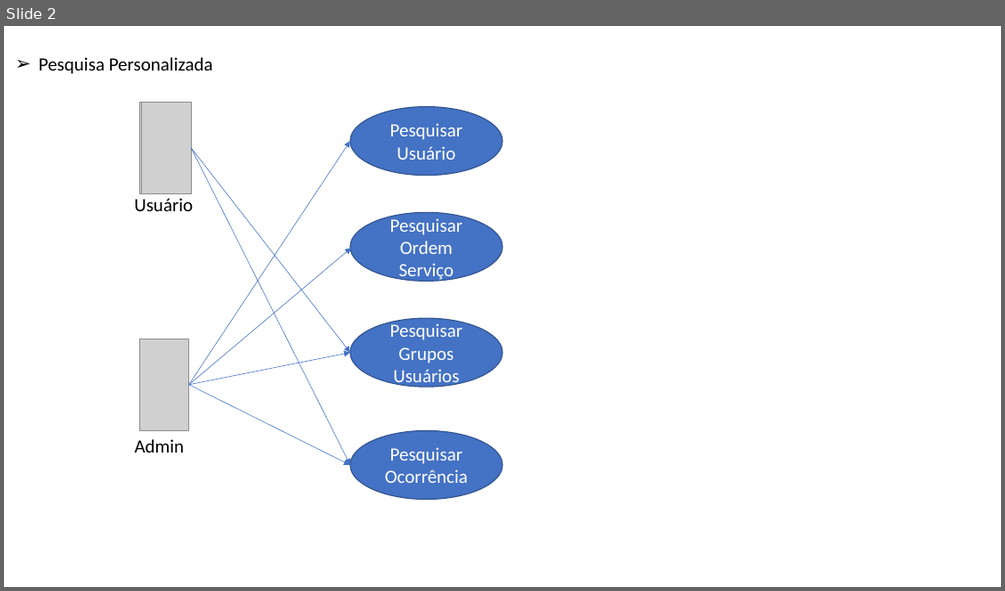
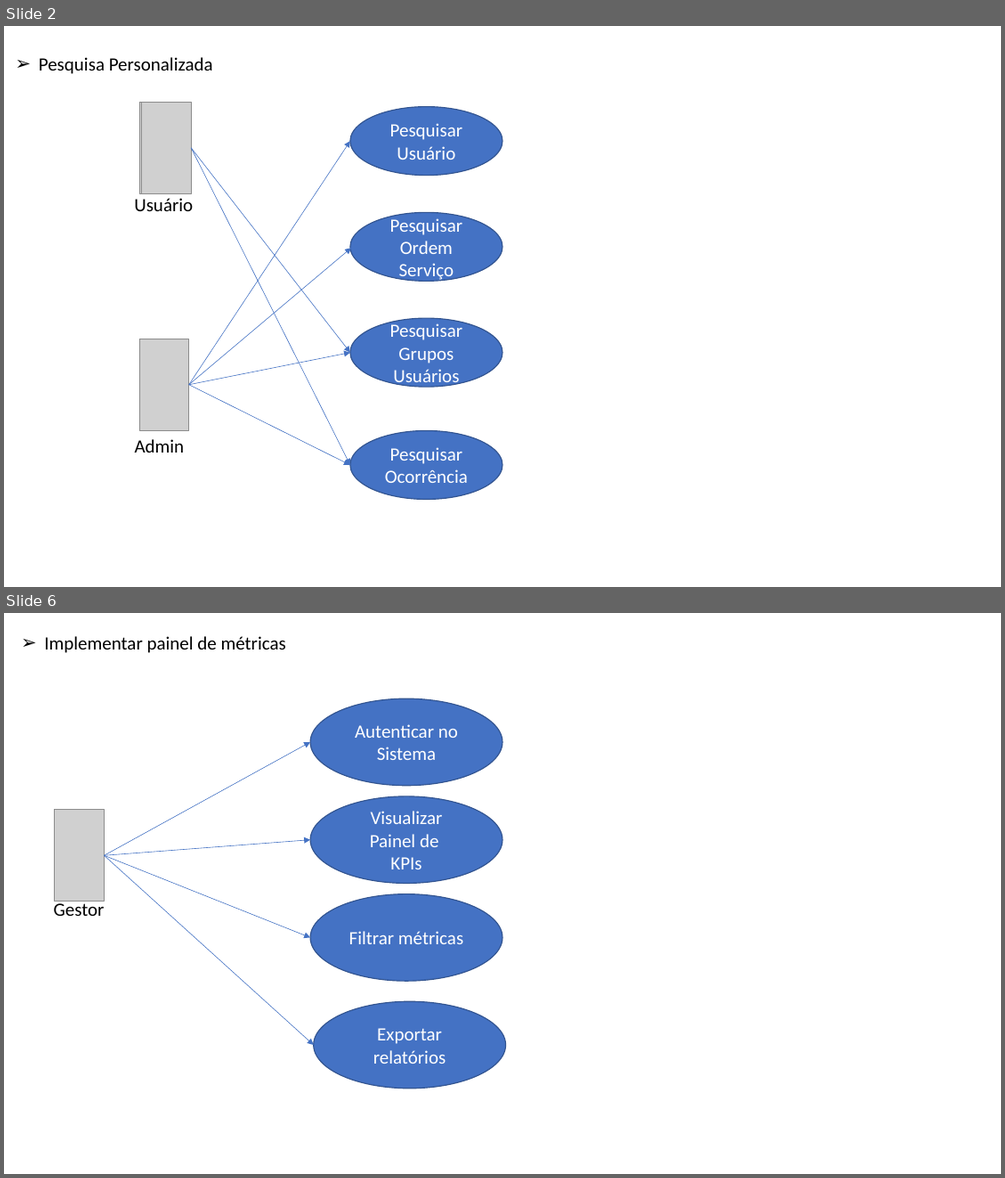
Before and after one commit to liorspencer/RepairIQ, a slide deck: docs/DiagramaCasoDeUso.pptx. Shown one above the other, each under a label of ours: slide 2 before the commit, slides 2 and 6 after it; the slides between them are not shown. The pictures are 1005x591 and 1005x1178 pixels, drawn with LibreOffice and Linux fonts; fonts in the diff are those of the drawing; grey boxes stand for pictures. Boxes give left, top, right and bottom in pixels: in the first picture for what was removed or moved away, otherwise in the second. Text is boxed around its words. In the diff, an @@ line names an element or a change of style, - is before the commit and + after.

```diff
--- a/docs/DiagramaCasoDeUso.pptx
+++ b/docs/DiagramaCasoDeUso.pptx
@@ slide 6 added at [4,613,1001,1174], background #FFFFFF @@
@@ text added at [44,636,286,653], 18 pt, text #000000 @@
+➢ Implementar painel de métricas
@@ ellipse added at [310,699,502,786], fill #4472C4, outline #325491 1 pt, 18 pt, text #FFFFFF @@
+Autenticar no Sistema
@@ arrow added from (105, 855) to (310, 742), #4472C4 0.5 pt @@
@@ ellipse added at [310,796,502,883], fill #4472C4, outline #325491 1 pt, 18 pt, text #FFFFFF @@
+Visualizar Painel de
+KPIs
@@ picture added at [54,810,104,901] @@
@@ arrow added from (105, 855) to (310, 840), #4472C4 0.5 pt @@
@@ arrow added from (105, 855) to (310, 938), #4472C4 0.5 pt @@
@@ arrow added from (105, 855) to (314, 1045), #4472C4 0.5 pt @@
@@ text added at [54,900,105,916], 18 pt, text #000000 @@
+Gestor
@@ ellipse added at [310,894,502,981], fill #4472C4, outline #325491 1 pt, 18 pt, text #FFFFFF @@
+Filtrar métricas
@@ ellipse added at [314,1001,506,1088], fill #4472C4, outline #325491 1 pt, 18 pt, text #FFFFFF @@
+Exportar relatórios
```
Also in this commit, not shown: 2 slides changed, 1 other slide added.
